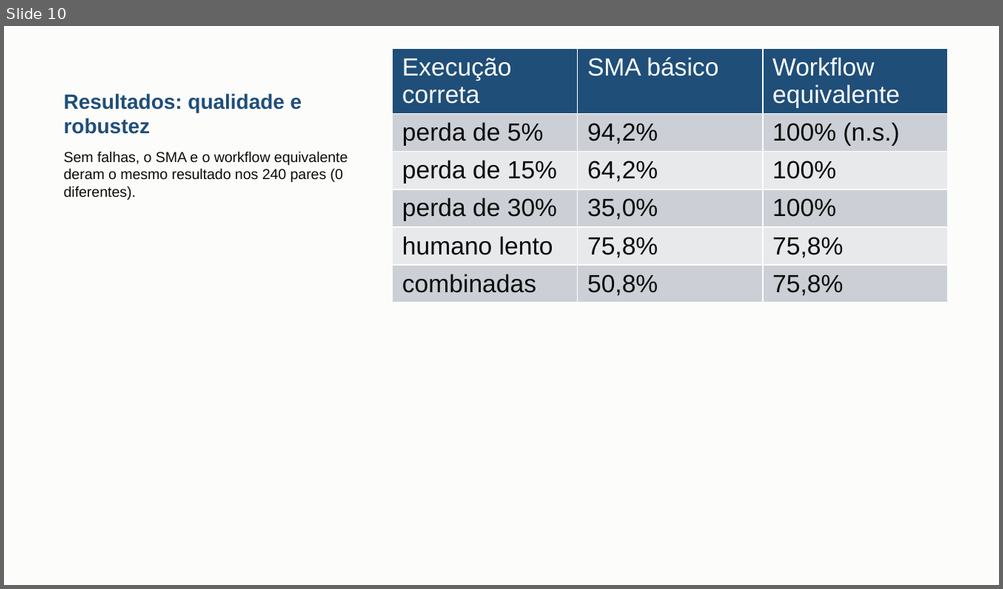
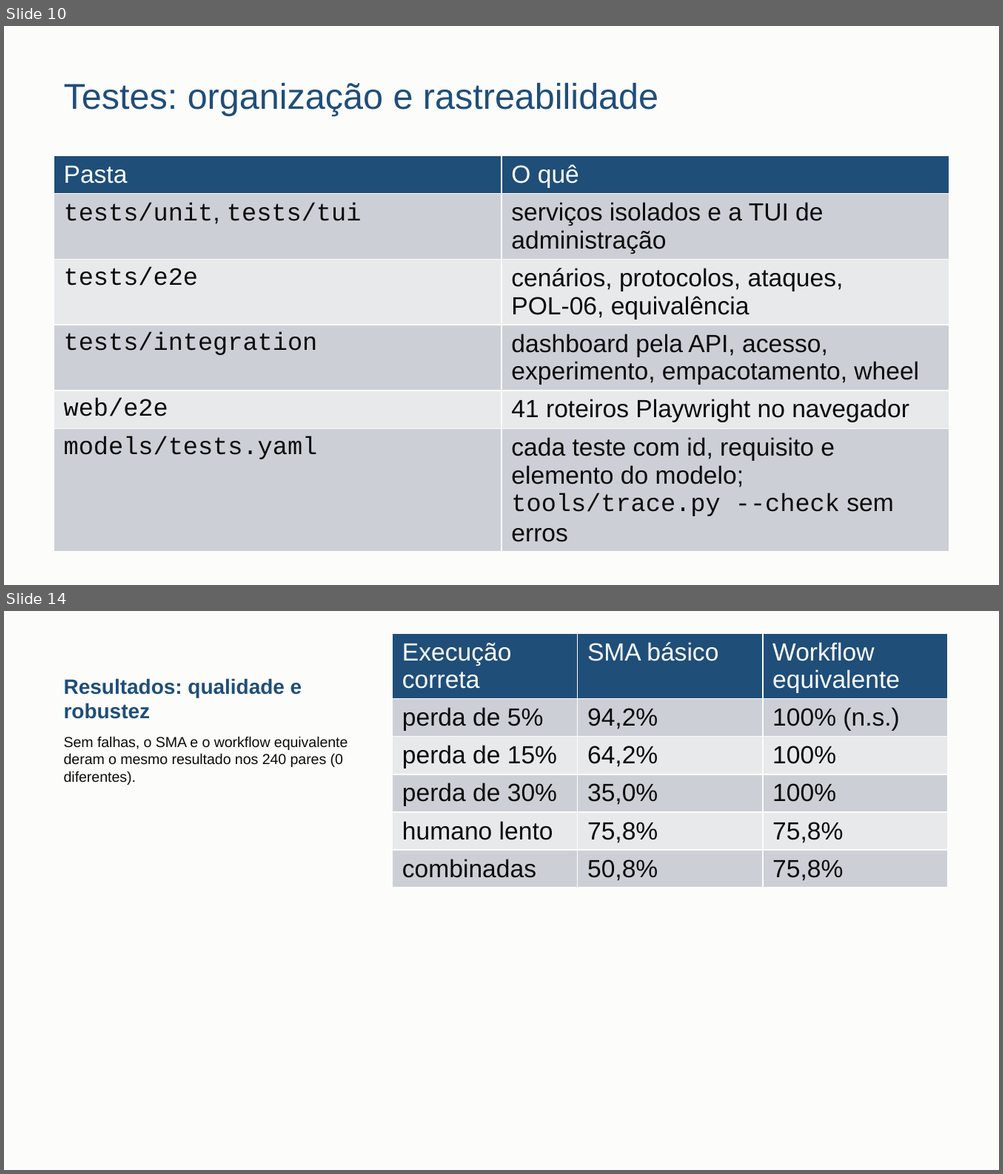
Before and after one commit to danrley-ribeiro/fin-dept-multiagents-project, a slide deck: entregas/dsm4/apresentacao/DSM4-apresentacao.pptx. Shown one above the other, each under a label of ours: slide 10 before the commit, slides 10 and 14 after it; the slides between them are not shown. The pictures are 1003x589 and 1003x1174 pixels, drawn with LibreOffice and Linux fonts; fonts in the diff are those of the drawing. Boxes give left, top, right and bottom in pixels: in the first picture for what was removed or moved away, otherwise in the second. Text is boxed around its words. In the diff, an @@ line names an element or a change of style, - is before the commit and + after.

```diff
--- a/entregas/dsm4/apresentacao/DSM4-apresentacao.pptx
+++ b/entregas/dsm4/apresentacao/DSM4-apresentacao.pptx
@@ slide 10 added at <box>4,26,999,585</box>, background #FCFCFB @@
@@ title added at <box>64,83,658,116</box>, 26 pt, text #1F4E79 @@
+Testes: organização e rastreabilidade
@@ table added at <box>54,156,949,545</box>, 6 rows, 2 columns @@
+Pasta | O quê
+tests/unit, tests/tui | serviços isolados e a TUI de administração
+tests/e2e | cenários, protocolos, ataques, POL-06, equivalência
+tests/integration | dashboard pela API, acesso, experimento, empacotamento, wheel
+web/e2e | 41 roteiros Playwright no navegador
+models/tests.yaml | cada teste com id, requisito e elemento do modelo; tools/trace.py --check sem erros
@@ what was slide 10 is now slide 14 @@
```
Also in this commit, not shown: 11 slides changed, 3 other slides added, 1 slide removed, 2 other files.
